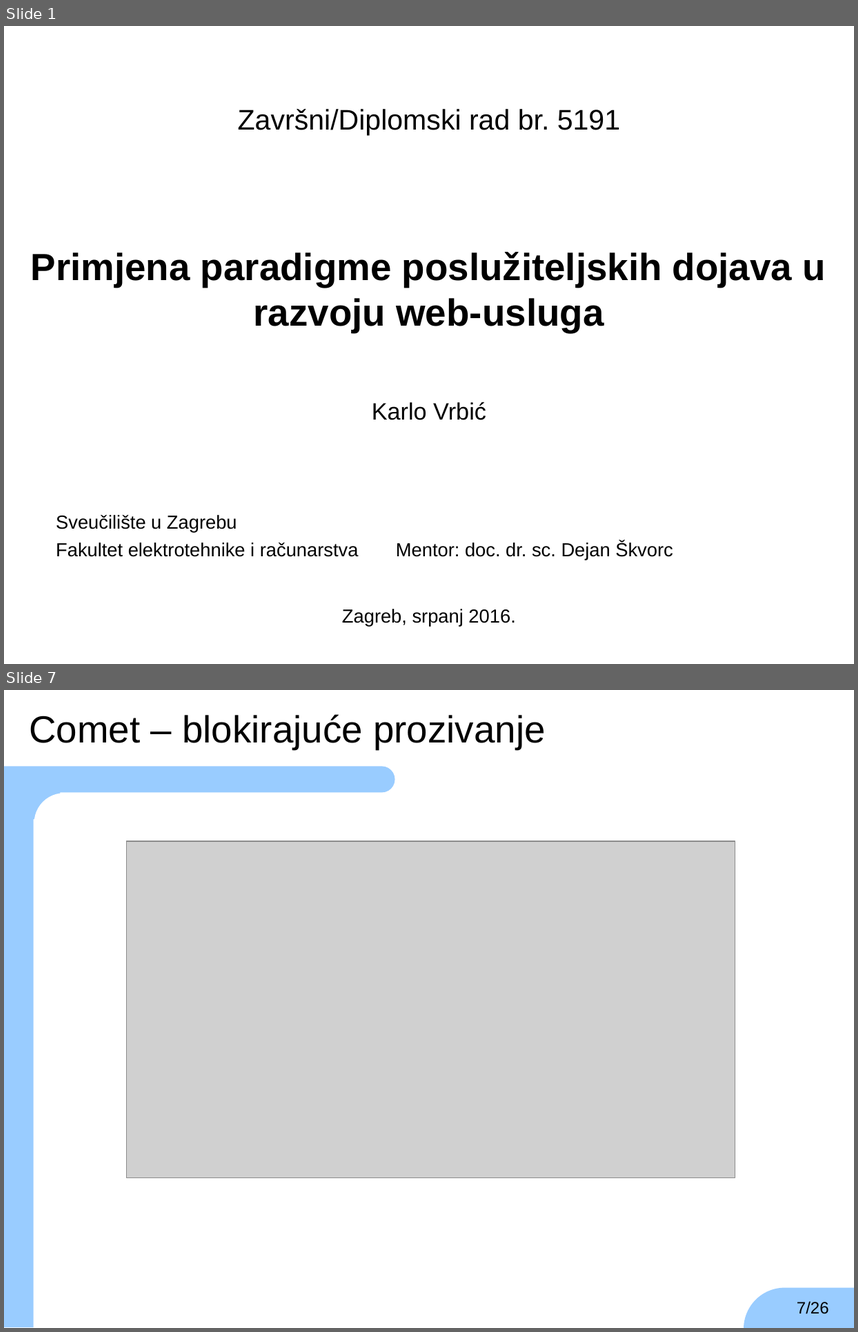
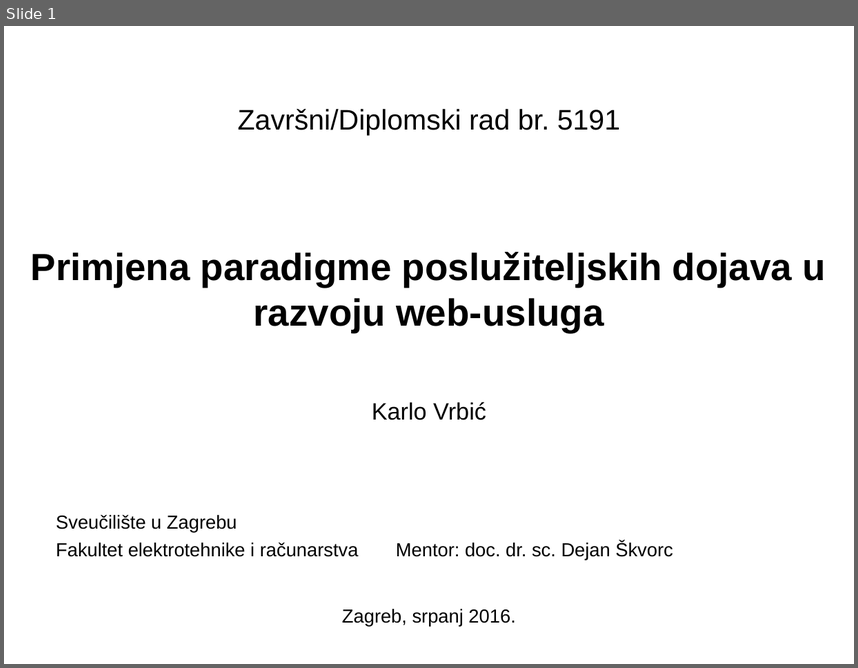
Before and after one commit to TheKarlo95/ZavrsniRad, a slide deck: zr-prezentacija-karlo-vrbic.ppt. Shown one above the other, each under a label of ours: slides 1 and 7 before the commit, slide 1 after it; the slides between them are not shown. The pictures are 858x1332 and 858x668 pixels, drawn with LibreOffice and Linux fonts; fonts in the diff are those of the drawing; grey boxes stand for pictures; background and template pictures are left out. Boxes give left, top, right and bottom in pixels: in the first picture for what was removed or moved away, otherwise in the second. Text is boxed around its words. In the diff, an @@ line names an element or a change of style, - is before the commit and + after.

```diff
--- a/zr-prezentacija-karlo-vrbic.ppt
+++ b/zr-prezentacija-karlo-vrbic.ppt
@@ slide 7 removed at bbox=[4, 690, 854, 1328], background #FFFFFF @@
@@ rectangle removed at bbox=[704, 697, 847, 1063] @@
@@ text removed at bbox=[29, 714, 546, 749] @@
-Comet – blokirajuće prozivanje
@@ group removed at bbox=[4, 767, 854, 1328]: 2 rounded rectangles, 2 rectangles, 1 ellipse @@
@@ picture removed at bbox=[126, 841, 735, 1178] @@
@@ page number removed at bbox=[797, 1301, 829, 1314] @@
-7/26
```
Also in this commit, not shown: 5 slides changed, 1 slide added, 2 other slides removed, 4 other files.
